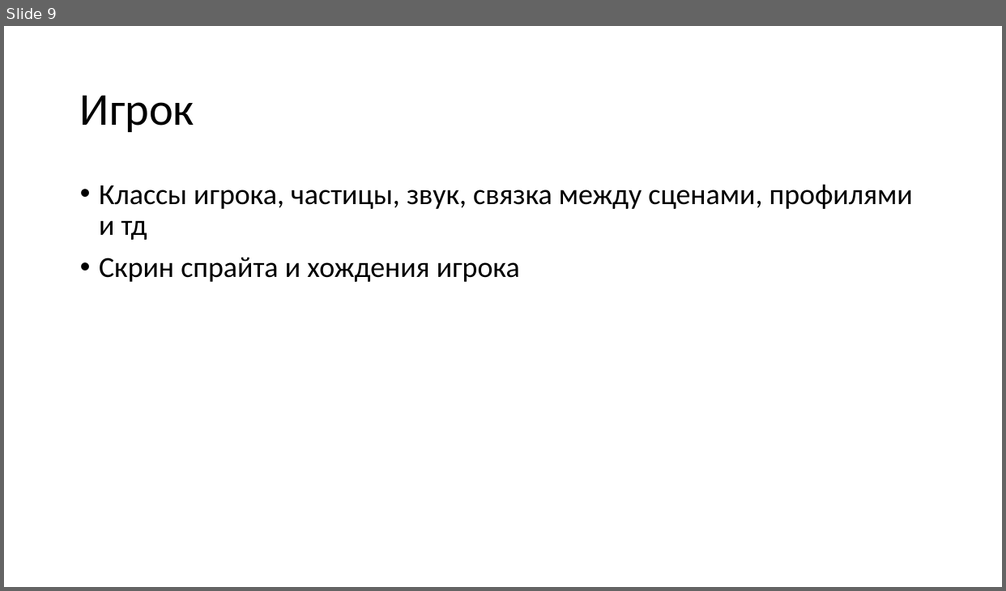
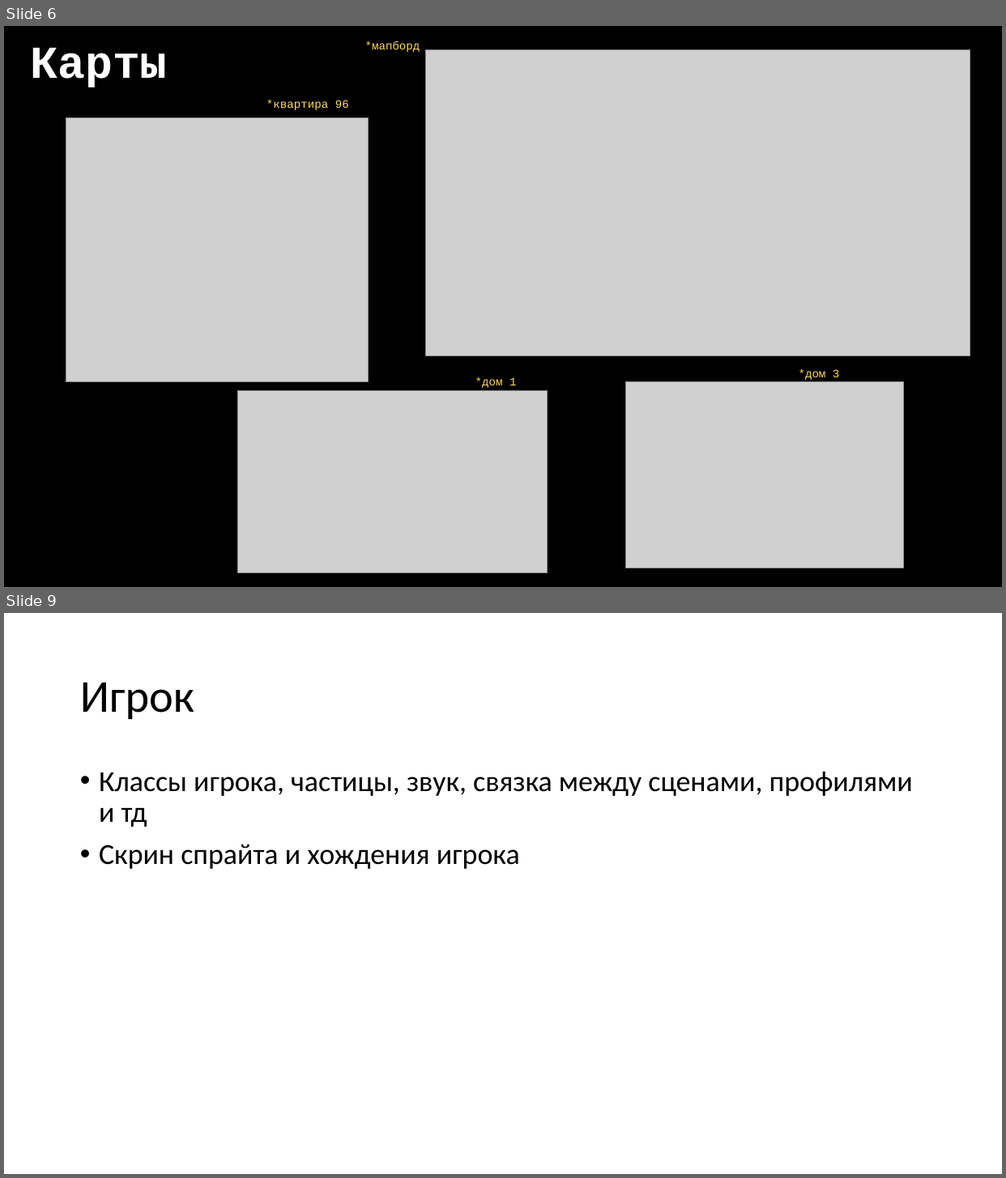
Before and after one commit to txtXD949/parafect, a slide deck: docs/Parafect.pptx. Shown one above the other, each under a label of ours: slide 9 before the commit, slides 6 and 9 after it; the slides between them are not shown. The pictures are 1006x591 and 1006x1178 pixels, drawn with LibreOffice and Linux fonts; fonts in the diff are those of the drawing; grey boxes stand for pictures. Boxes give left, top, right and bottom in pixels: in the first picture for what was removed or moved away, otherwise in the second. Text is boxed around its words. In the diff, an @@ line names an element or a change of style, - is before the commit and + after.

```diff
--- a/docs/Parafect.pptx
+++ b/docs/Parafect.pptx
@@ slide 6 added at <box>4,26,1002,587</box>, background #000000 @@
@@ title added at <box>30,47,167,88</box>, 44 pt, text #FFFFFF, bold @@
+Карты
@@ text added at <box>365,41,420,52</box>, 11 pt, text #FFD966 @@
+*мапборд
@@ picture added at <box>425,50,970,356</box> @@
@@ picture added at <box>66,118,368,382</box> @@
@@ text added at <box>266,100,349,110</box>, 11 pt, text #FFD966 @@
+*квартира 96
@@ text added at <box>475,378,516,388</box>, 11 pt, text #FFD966 @@
+*дом 1
@@ picture added at <box>625,382,904,569</box> @@
@@ text added at <box>799,369,839,380</box>, 11 pt, text #FFD966 @@
+*дом 3
@@ picture added at <box>237,390,547,574</box> @@
```
Also in this commit, not shown: 4 slides changed, 6 other slides added, 7 slides removed, 4 other files.
